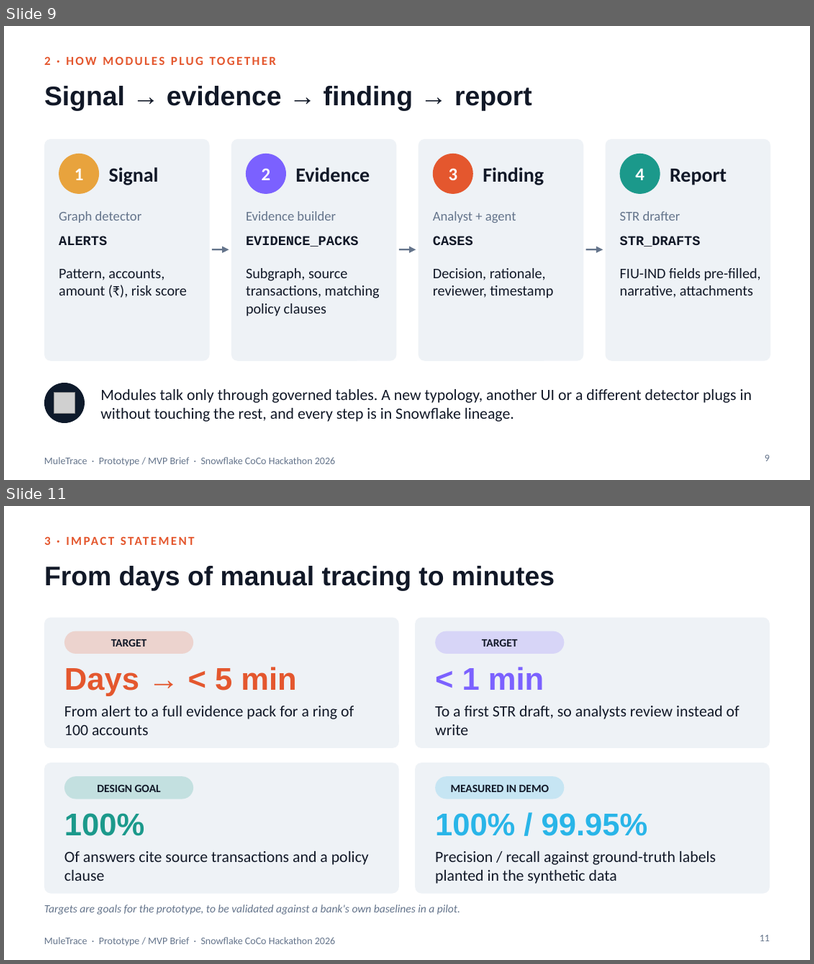
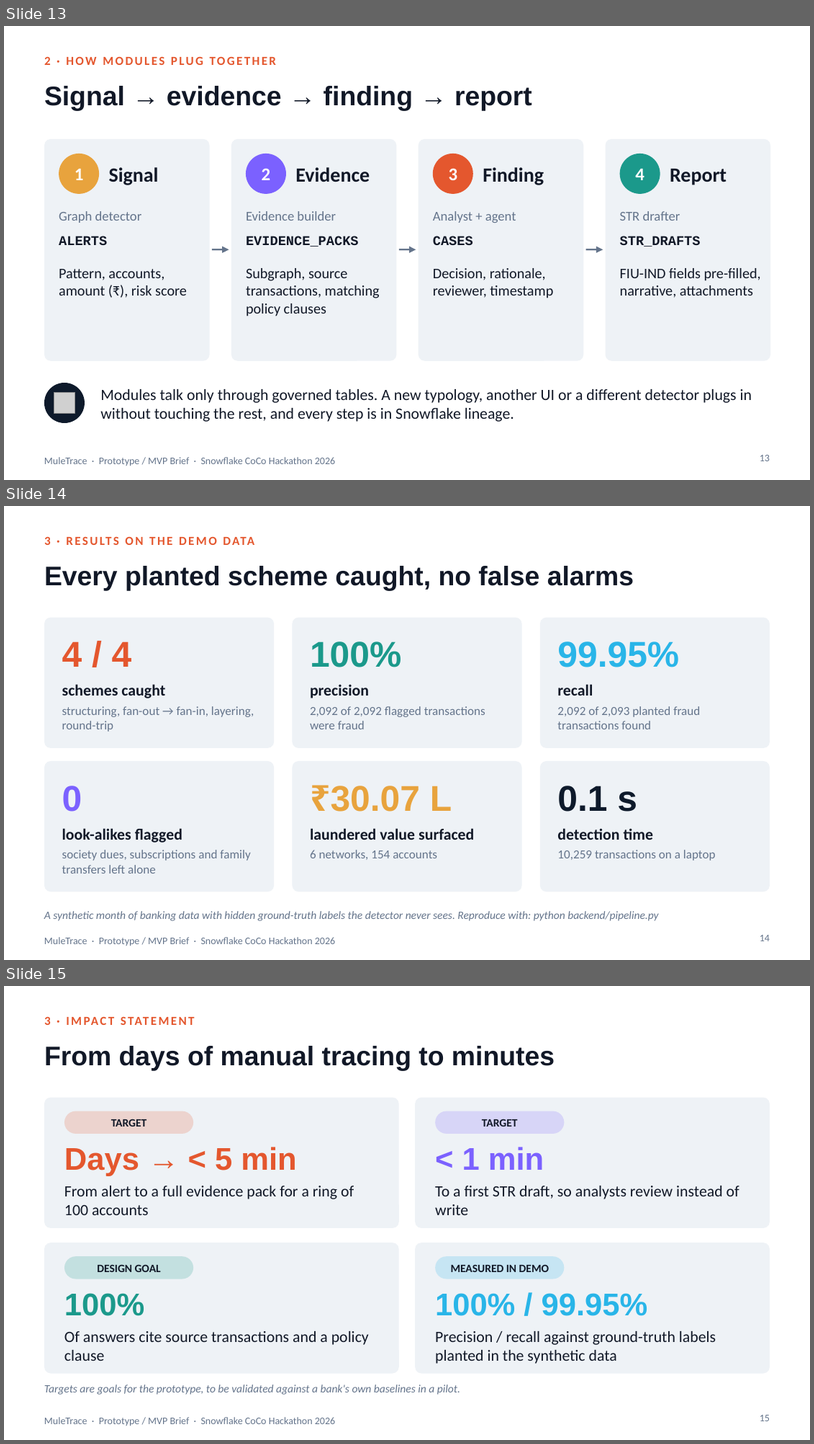
Before and after one commit to SwasthikaDev/SnowflakeCoCoCLI, a slide deck: deck/MuleTrace_MVP_Brief.pptx. Shown one above the other, each under a label of ours: slides 9 and 11 before the commit, slides 13, 14 and 15 after it; the slides between them are not shown. The pictures are 814x964 and 814x1444 pixels, drawn with LibreOffice and Linux fonts; fonts in the diff are those of the drawing; grey boxes stand for pictures. Boxes give left, top, right and bottom in pixels: in the first picture for what was removed or moved away, otherwise in the second. Text is boxed around its words. In the diff, an @@ line names an element or a change of style, - is before the commit and + after.

```diff
--- a/deck/MuleTrace_MVP_Brief.pptx
+++ b/deck/MuleTrace_MVP_Brief.pptx
@@ slide 14 added at <box>4,506,810,960</box>, background #FFFFFF; not listed: 1 template element that a slide beside it also shows @@
@@ text added at <box>44,537,51,545</box>, 11 pt, text #E4572E, bold @@
+3 · RESULTS ON THE DEMO DATA
@@ title added at <box>44,566,634,591</box>, 24 pt, text #111827, bold @@
+Every planted scheme caught, no false alarms
@@ rounded rectangle added at <box>44,618,274,748</box>, fill #EEF2F6 @@
@@ rounded rectangle added at <box>293,618,522,748</box>, fill #EEF2F6 @@
@@ rounded rectangle added at <box>540,618,770,748</box>, fill #EEF2F6 @@
@@ text added at <box>62,641,132,667</box>, 32 pt, text #E4572E, bold @@
+4 / 4
@@ text added at <box>310,641,401,667</box>, 32 pt, text #1B998B, bold @@
+100%
@@ text added at <box>558,641,679,667</box>, 32 pt, text #29B5E8, bold @@
+99.95%
@@ text added at <box>62,684,165,698</box>, 14 pt, text #111827, bold @@
+schemes caught
@@ text added at <box>310,685,369,698</box>, 14 pt, text #111827, bold @@
+precision
@@ text added at <box>558,684,593,695</box>, 14 pt, text #111827, bold @@
+recall
@@ text added at <box>62,706,254,731</box>, 11 pt, text #64748B @@
+structuring, fan-out → fan-in, layering, round-trip
@@ text added at <box>310,706,486,729</box>, 11 pt, text #64748B @@
+2,092 of 2,092 flagged transactions were fraud
@@ text added at <box>558,706,700,729</box>, 11 pt, text #64748B @@
+2,092 of 2,093 planted fraud transactions found
@@ rounded rectangle added at <box>44,761,274,891</box>, fill #EEF2F6 @@
@@ rounded rectangle added at <box>293,761,522,891</box>, fill #EEF2F6 @@
@@ rounded rectangle added at <box>540,761,770,891</box>, fill #EEF2F6 @@
@@ text added at <box>62,785,82,811</box>, 32 pt, text #7B61FF, bold @@
+0
@@ text added at <box>331,785,452,811</box>, 32 pt, text #E8A33D, bold @@
+₹30.07 L
@@ text added at <box>558,785,638,811</box>, 32 pt, text #0E1A2B, bold @@
+0.1 s
@@ text added at <box>62,828,183,842</box>, 14 pt, text #111827, bold @@
+look-alikes flagged
@@ text added at <box>310,828,474,839</box>, 14 pt, text #111827, bold @@
+laundered value surfaced
@@ text added at <box>558,828,653,839</box>, 14 pt, text #111827, bold @@
+detection time
@@ text added at <box>62,849,250,873</box>, 11 pt, text #64748B @@
+society dues, subscriptions and family transfers left alone
@@ text added at <box>310,849,437,860</box>, 11 pt, text #64748B @@
+6 networks, 154 accounts
@@ text added at <box>558,849,716,860</box>, 11 pt, text #64748B @@
+10,259 transactions on a laptop
@@ text added at <box>44,911,658,921</box>, 10 pt, text #64748B, italic @@
+A synthetic month of banking data with hidden ground-truth labels the detector never sees. Reproduce with: python backend/pipeline.py
@@ page number added at <box>760,934,770,941</box>, 9 pt, text #64748B @@
+14
@@ what was slide 9 is now slide 13 @@
@@ page number at <box>760,454,770,461</box>: text changed @@
-9
+13
@@ what was slide 11 is now slide 15 @@
@@ page number at <box>760,1414,770,1421</box>: text changed @@
-11
+15
```
Also in this commit, not shown: 2 slides changed, 5 other slides added, 1 slide removed, 13 other files.
